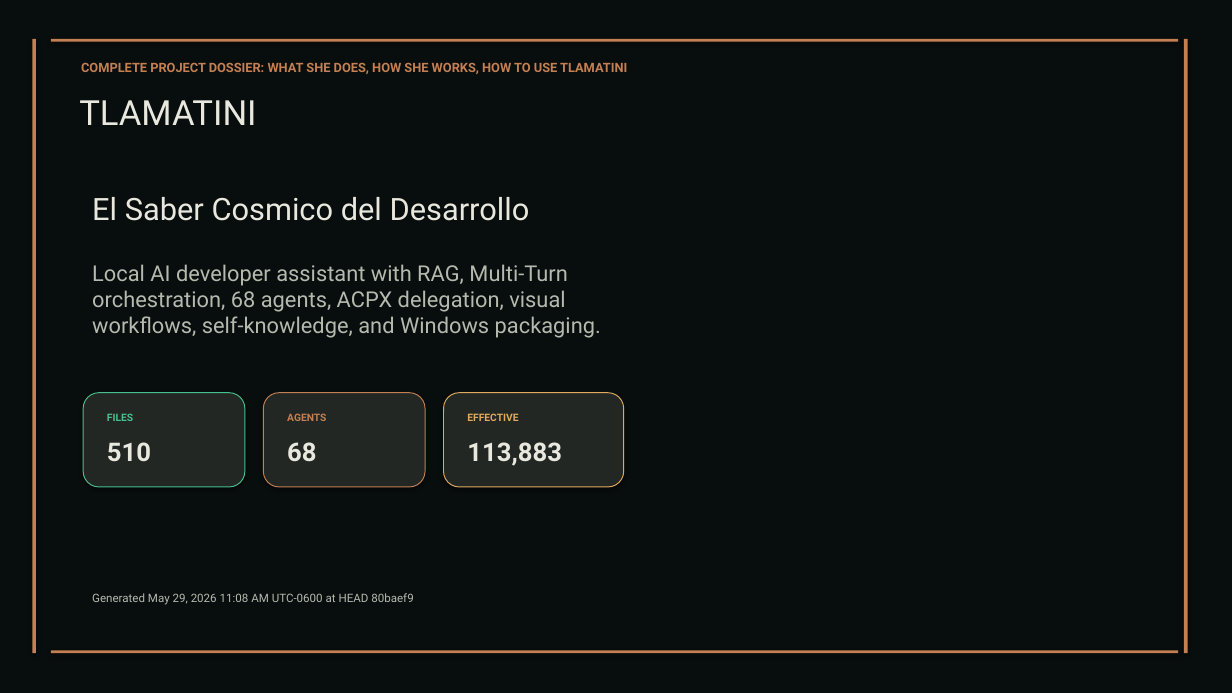
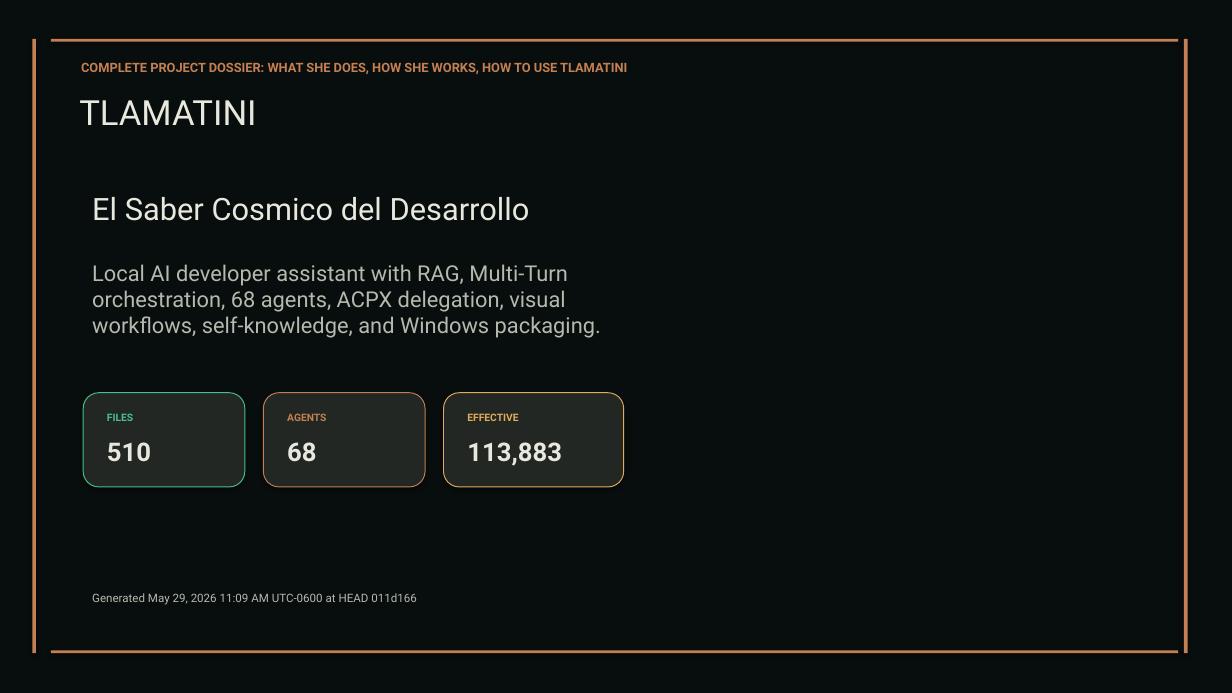
Before and after one commit to XAIHT/Tlamatini, a slide deck: slide 1 of Tlamatini_eXtended_Artificial_Intelligence_Humanly_Tempered.pptx. Drawn at 1232x693 pixels with LibreOffice and Linux fonts; fonts in the diff are those of the drawing. Boxes give left, top, right and bottom in pixels: in the first picture for what was removed or moved away, otherwise in the second. Text is boxed around its words. In the diff, an @@ line names an element or a change of style, - is before the commit and + after.

```diff
--- a/Tlamatini_eXtended_Artificial_Intelligence_Humanly_Tempered.pptx
+++ b/Tlamatini_eXtended_Artificial_Intelligence_Humanly_Tempered.pptx
@@ text at box(92, 593, 417, 605): text changed @@
-Generated May 29, 2026 11:08 AM UTC-0600 at HEAD 80baef9
+Generated May 29, 2026 11:09 AM UTC-0600 at HEAD 011d166
```
Also in this commit, not shown: 4 other slides changed, 2 slides removed, 2 other files.
